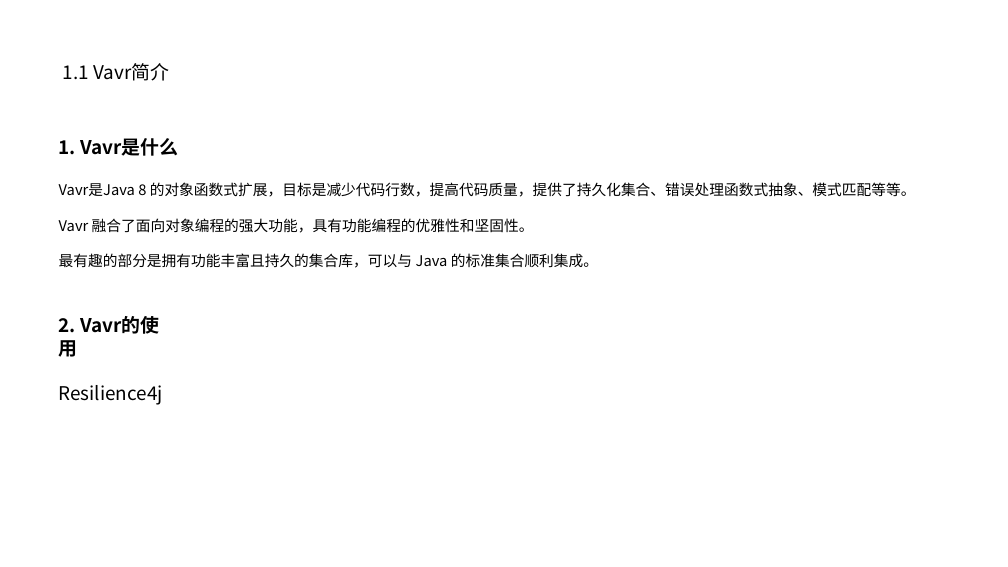
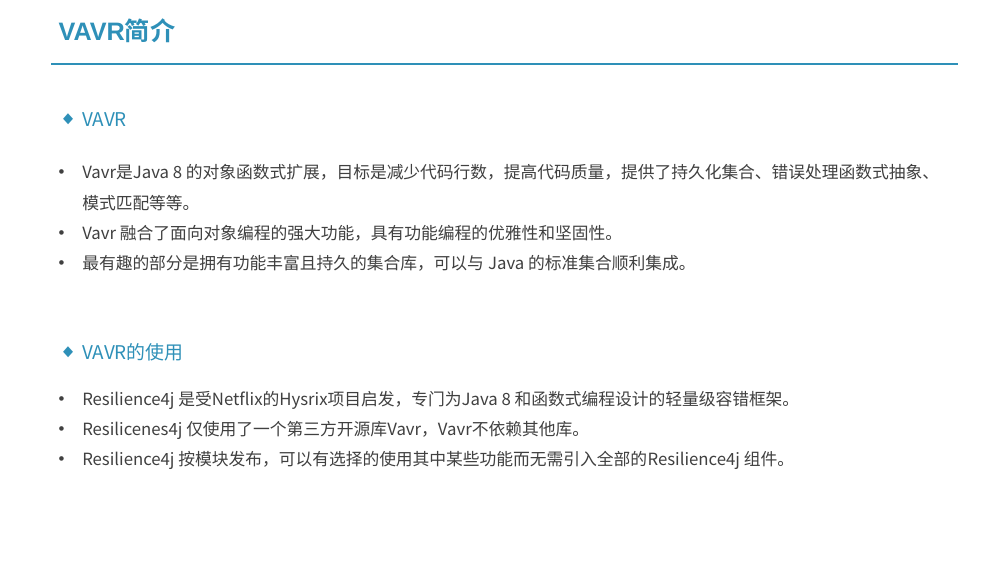
Before and after one commit to project-vrml/vrml, a slide deck: slide 2 of 基于Vavr的开发工具集.pptx. Drawn at 1008x567 pixels with LibreOffice and Linux fonts; fonts in the diff are those of the drawing. Boxes give left, top, right and bottom in pixels: in the first picture for what was removed or moved away, otherwise in the second. Text is boxed around its words. In the diff, an @@ line names an element or a change of style, - is before the commit and + after.

```diff
--- a/基于Vavr的开发工具集.pptx
+++ b/基于Vavr的开发工具集.pptx
@@ text at (x1=59, y1=20, x2=176, y2=43): text changed; size 18 to 24 pt; font Noto Sans CJK SC to Arial; text colour #000000 to #2E90B8; bold on @@
-1.1 Vavr简介
+VAVR简介
@@ line added from (51, 64) to (958, 64), #2E90B8 2.25 pt @@
@@ text added at (x1=82, y1=112, x2=127, y2=126), 18 pt, text #2E90B8 @@
+◆ VAVR
@@ text "Vavr是Java 8 的对象函数式扩展，目标是减少代码行数，提高代码质量，提供了持久化集合、错误处理函数式抽象、模式匹 ..." moved from (x1=59, y1=138, x2=916, y2=268) to (x1=82, y1=164, x2=939, y2=271) @@
@@ text "Vavr是Java 8 的对象函数式扩展，目标是减少代码行数，提高代码质量，提供了持久化集合、错误处理函数式抽象、模式匹 ..." at (x1=82, y1=164, x2=939, y2=271): size 14 to 16 pt, text colour #000000 to #404040; bullet none to •; line spacing 1 to 1.5 @@
@@ text at (x1=59, y1=138, x2=178, y2=156): paragraph removed @@
-1. Vavr是什么
@@ text at (x1=82, y1=343, x2=183, y2=361): text changed; text colour #000000 to #2E90B8 @@
-2. Vavr的使用
-Resilience4j
+◆ VAVR的使用
@@ text added at (x1=82, y1=391, x2=800, y2=469), 16 pt, text #404040 @@
+• Resilience4j 是受Netflix的Hysrix项目启发，专门为Java 8 和函数式编程设计的轻量级容错框架。
+• Resilicenes4j 仅使用了一个第三方开源库Vavr，Vavr不依赖其他库。
+• Resilience4j 按模块发布，可以有选择的使用其中某些功能而无需引入全部的Resilience4j 组件。
```
Also in this commit, not shown: 2 other slides changed, 10 slides added, 6 slides removed, 11 other files.
